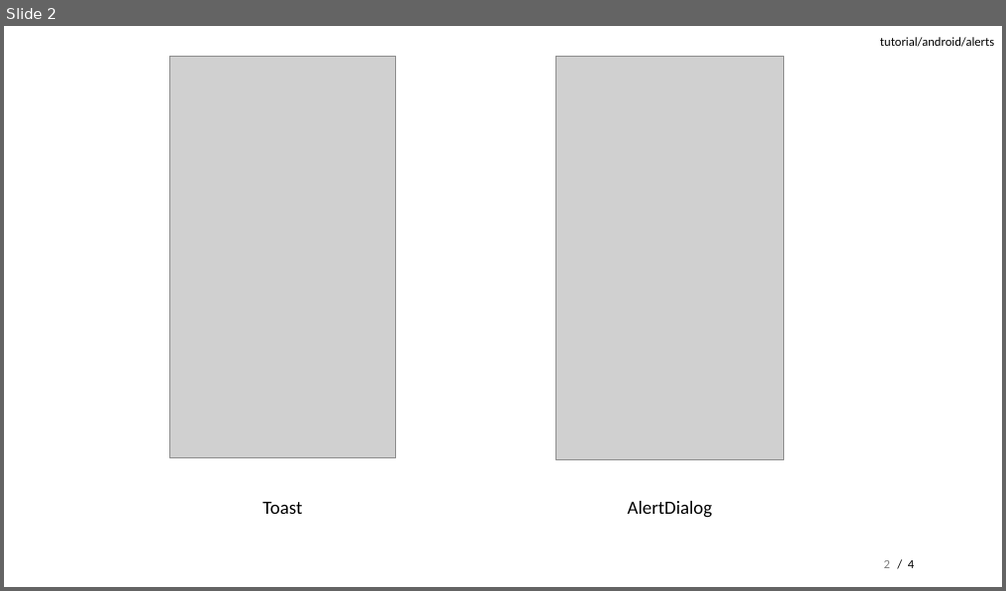
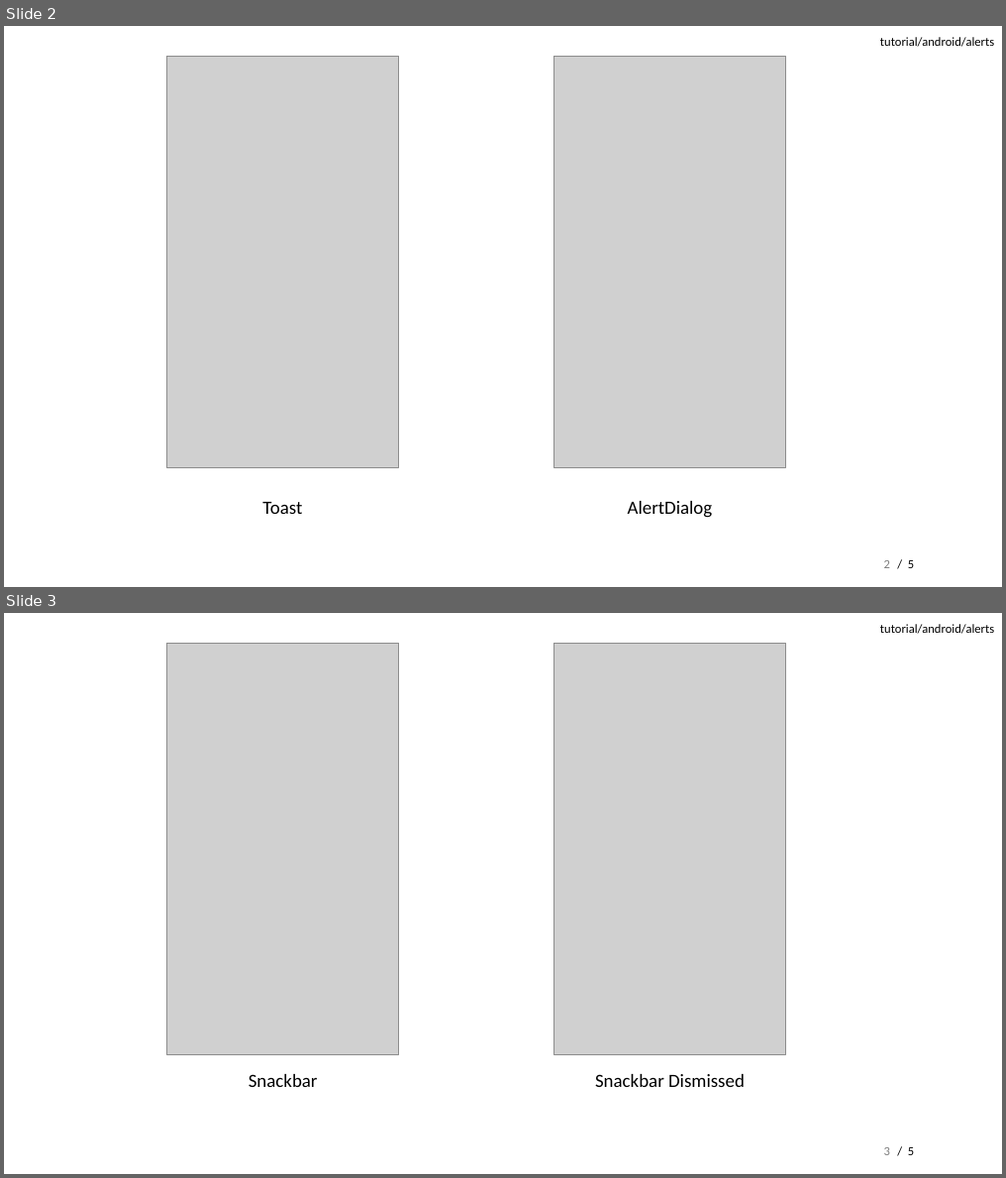
Before and after one commit to apuder/android-tutorials, a slide deck: android/alerts/doc/slides.pptx. Shown one above the other, each under a label of ours: slide 2 before the commit, slides 2 and 3 after it. The pictures are 1006x591 and 1006x1178 pixels, drawn with LibreOffice and Linux fonts; fonts in the diff are those of the drawing; grey boxes stand for pictures. Boxes give left, top, right and bottom in pixels: in the first picture for what was removed or moved away, otherwise in the second. Text is boxed around its words. In the diff, an @@ line names an element or a change of style, - is before the commit and + after.

Commit message:
Added Snackbar to Alerts Tutorial. Updated Slides

```diff
--- a/android/alerts/doc/slides.pptx
+++ b/android/alerts/doc/slides.pptx
@@ slide 3 added at <box>4,613,1002,1174</box>, background #FFFFFF @@
@@ text added at <box>880,624,994,634</box>, 12 pt, text #000000 @@
+tutorial/android/alerts
@@ picture added at <box>167,643,399,1055</box> @@
@@ picture added at <box>554,643,785,1055</box> @@
@@ text added at <box>249,1074,318,1087</box>, 18 pt, text #000000 @@
+Snackbar
@@ text added at <box>595,1074,745,1087</box>, 18 pt, text #000000 @@
+Snackbar Dismissed
@@ page number added at <box>884,1148,890,1156</box>, 12 pt, text #808080 @@
+3
@@ text added at <box>908,1148,914,1156</box>, 12 pt, text #000000 @@
+/ 5
@@ slide 2 changed as well @@
@@ picture: place and size @@
-picture at <box>169,56,396,459</box>
+picture at <box>167,56,399,468</box>
@@ picture: place and size @@
-picture at <box>556,56,784,461</box>
+picture at <box>554,56,785,468</box>
@@ text at <box>908,561,914,569</box>: text changed @@
-/ 4
+/ 5
```
Also in this commit, not shown: 3 other slides changed, 6 other files.
